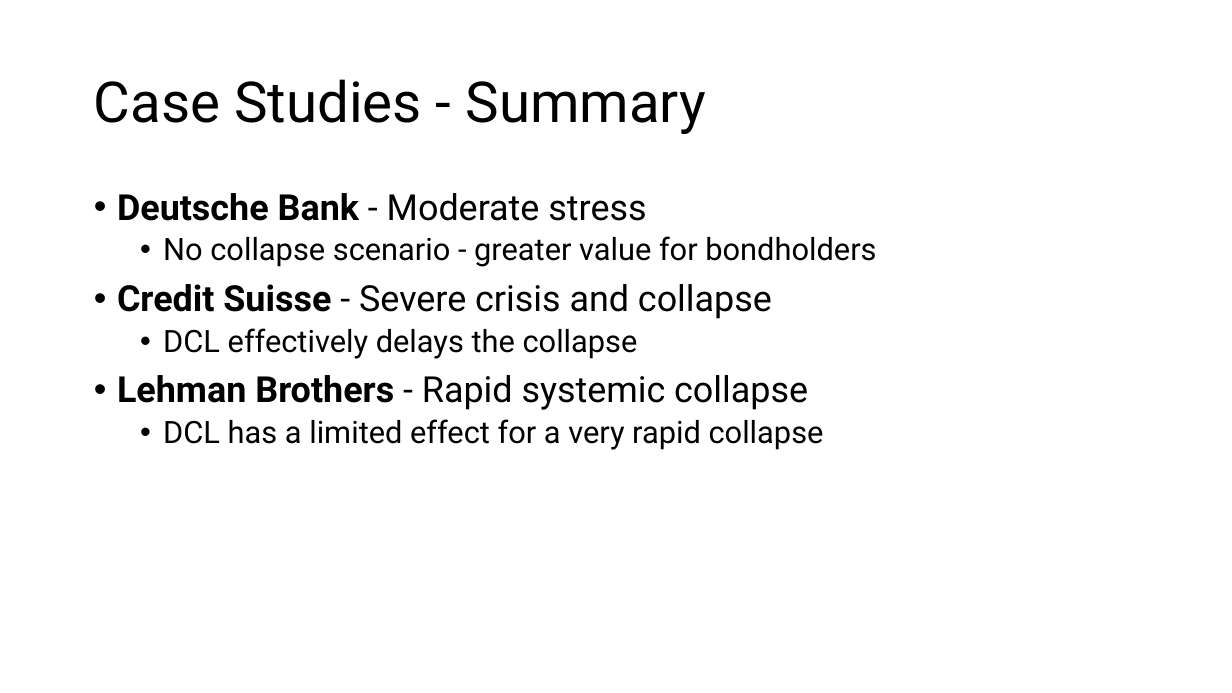
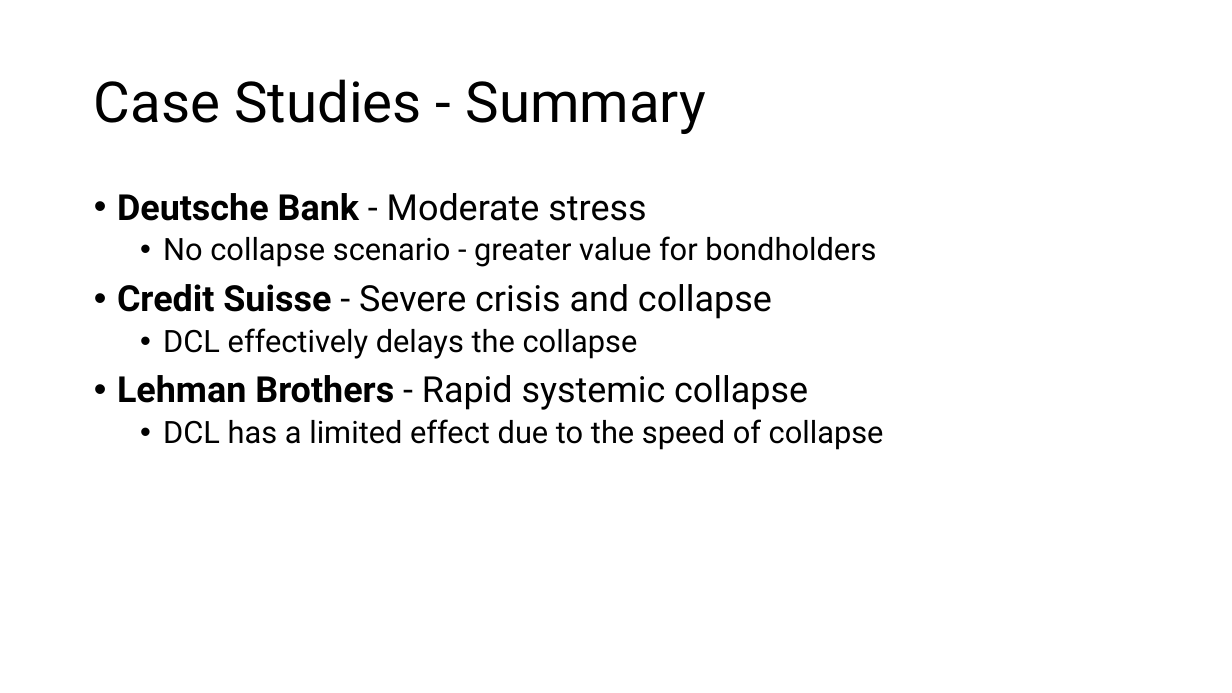
Before and after one commit to steinarb1234/DCL_coco_bond, a slide deck: slide 18 of Enhancing Bank Robustness through Dynamic Control of Leverage.pptx (slide 19 before the commit). Drawn at 1232x693 pixels with LibreOffice and Linux fonts; fonts in the diff are those of the drawing. Boxes give left, top, right and bottom in pixels: in the first picture for what was removed or moved away, otherwise in the second. Text is boxed around its words. In the diff, an @@ line names an element or a change of style, - is before the commit and + after.

```diff
--- a/Enhancing Bank Robustness through Dynamic Control of Leverage.pptx
+++ b/Enhancing Bank Robustness through Dynamic Control of Leverage.pptx
@@ text at bbox=[163, 419, 884, 450]: text changed @@
-  • DCL has a limited effect for a very rapid collapse
+  • DCL has a limited effect due to the speed of collapse
```
Also in this commit, not shown: 15 other slides changed, 3 slides added, 4 slides removed.
